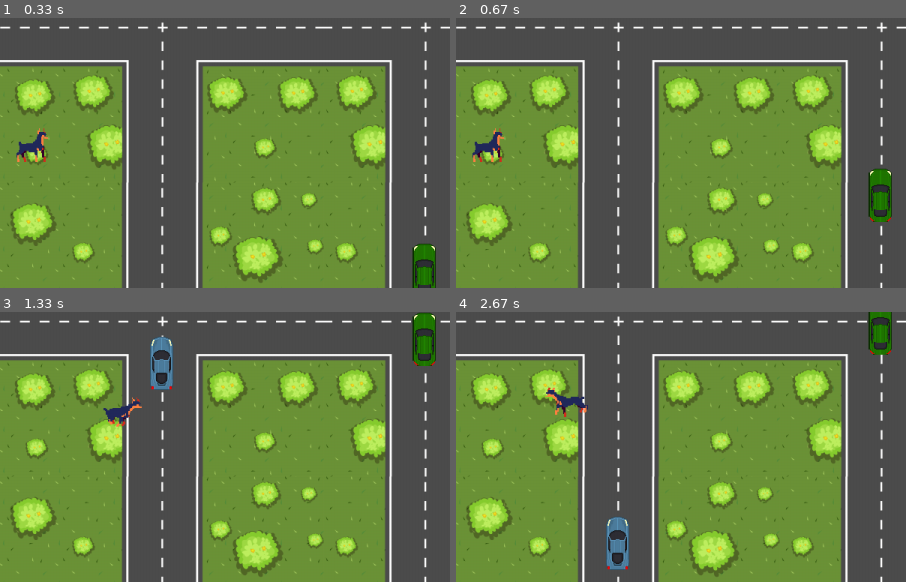
Above: before the commit, frames 1-4 (two rows, left to right).
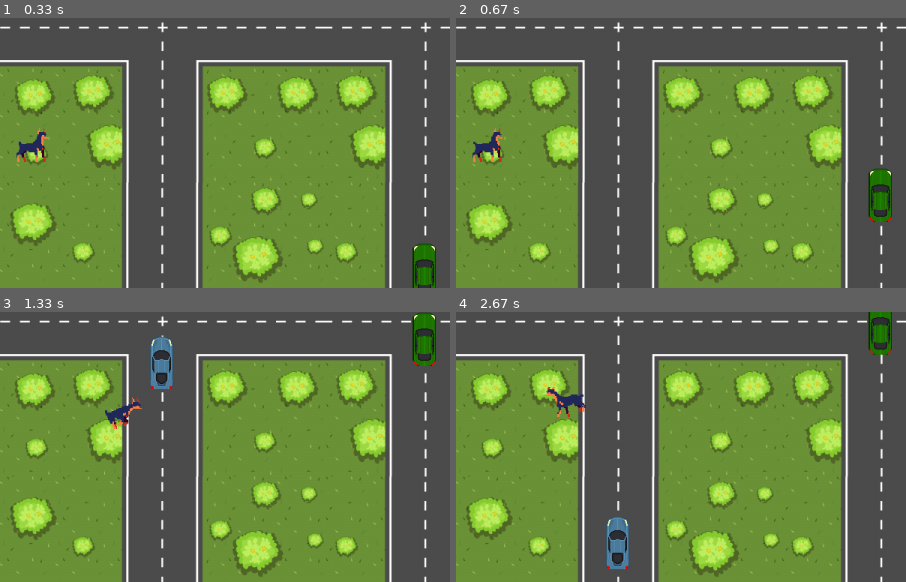
Above: after the commit, the same moments.

Repository: baby-sal/dogtective
Game: pygame game, started from user_interface/game.py
Two runs of this game, one before a commit and one after it. Both use one fixed random seed, a clock stepped at 60 frames per second and the inputs below.
Inputs:
- Up to frame 1 (0.33 s): no input
- Up to frame 2 (0.67 s): tap B at 0.33 s
- Up to frame 3 (1.33 s): hold Right 0.67-1.13 s; hold Up from 1.17 s (still down)
- Up to frame 4 (2.67 s): release Up at 1.47 s; hold Right 1.5-1.97 s; tap B at 1.65 s; hold Left 2-2.53 s; hold Down from 2.57 s (still down)
The pictures show only the part of the screen within x 0-50%, y 28-78%; the shares and areas given below are measured in that part.

Frame 1 is identical in both runs. In frame 2, less than 0.1% of the frame differs, in the area x 3-11%, y 41-47%; in frame 3, 0.2%; in frame 4, 0.3%, in the area x 19-30%, y 27-39%.

Commit message:
added bark image back in so when b is pressed not only does dog bark but also moves to attack immage

Diff:
--- a/logic/components/character.py
+++ b/logic/components/character.py
@@ -1,5 +1,7 @@
 import pygame as p
 import pygame.time
+
+from logic.assets.audio.audio import bark_sound
 # import sys may be needed when dog collides with ball and game ends?
 
 from user_interface.game_config import HEIGHT, WIDTH
@@ -19,11 +21,13 @@
         self.width = 100
         self.height = 50
         self.collision_immune = False
+        self.bark_button_pressed = False
         self.collision_time = 0
 
         self.idle = SpriteSheet('../logic/assets/images/characters/dogtective_sprite/Idle.png', 1.5, 4)
         self.walk = SpriteSheet('../logic/assets/images/characters/dogtective_sprite/Walk.png', 1.5, 6)
         self.hurt = SpriteSheet('../logic/assets/images/characters/dogtective_sprite/Hurt.png', 1.5, 2)
+        self.bark = SpriteSheet('../logic/assets/images/characters/dogtective_sprite/Attack.png', 1.5, 4)
 
         self.move = False
         self.direction = "right"
@@ -51,6 +55,10 @@
 
     def movement(self):
         keys = p.key.get_pressed()
+        if keys[p.K_b]:
+            p.mixer.Sound.play(pygame.mixer.Sound("../logic/assets/audio/Detective_Dog_Bark.mp3"))
+            self.move = True
+            self.bark_button_pressed = True
 
         if keys[p.K_LEFT]:
             self.x -= self.speed  # left key pressed negative velocity
@@ -77,6 +85,9 @@
         elif self.collision_immune:
             self.hurt.cycle_animation()
             self.image = self.hurt.frame
+        elif self.bark_button_pressed:
+            self.bark.cycle_animation()
+            self.image = self.bark.frame
         else:
             self.idle.cycle_animation()
             self.image = self.idle.frame
Binary file added: logic/assets/images/characters/dogtective_sprite/Attack.png
